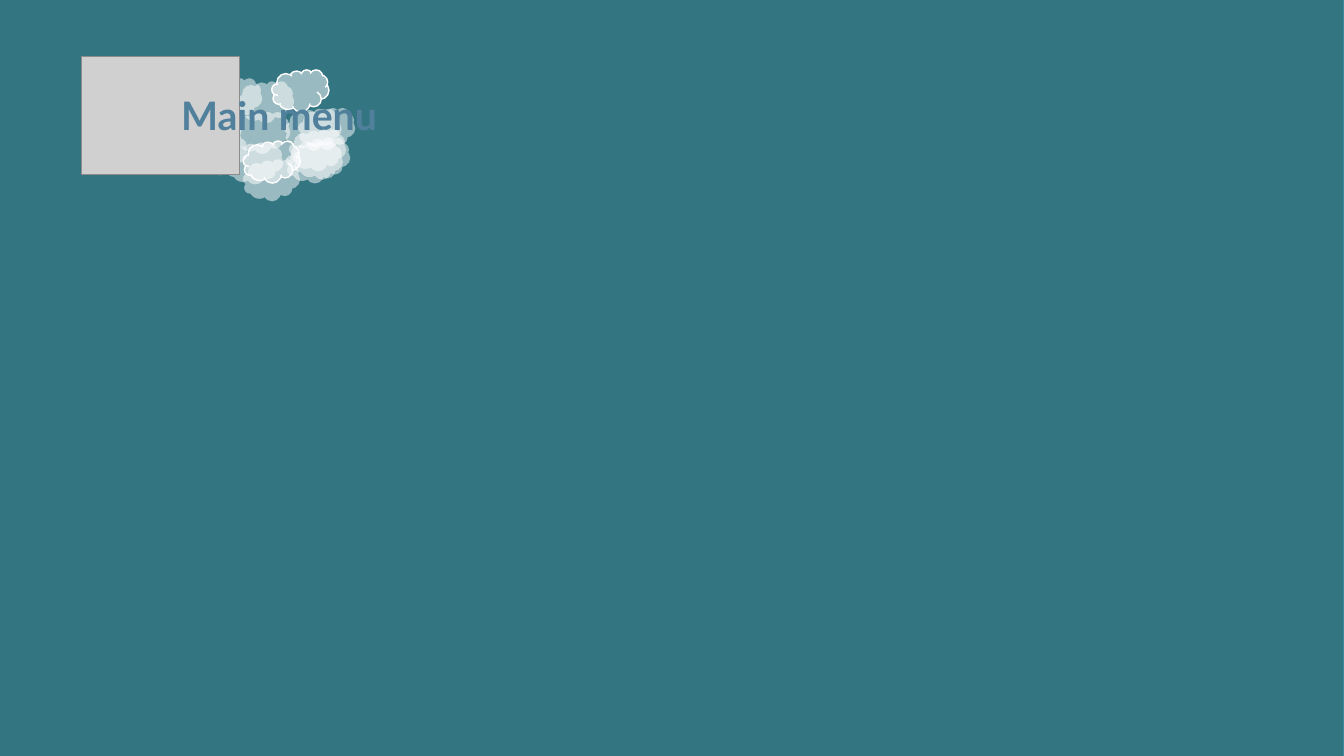
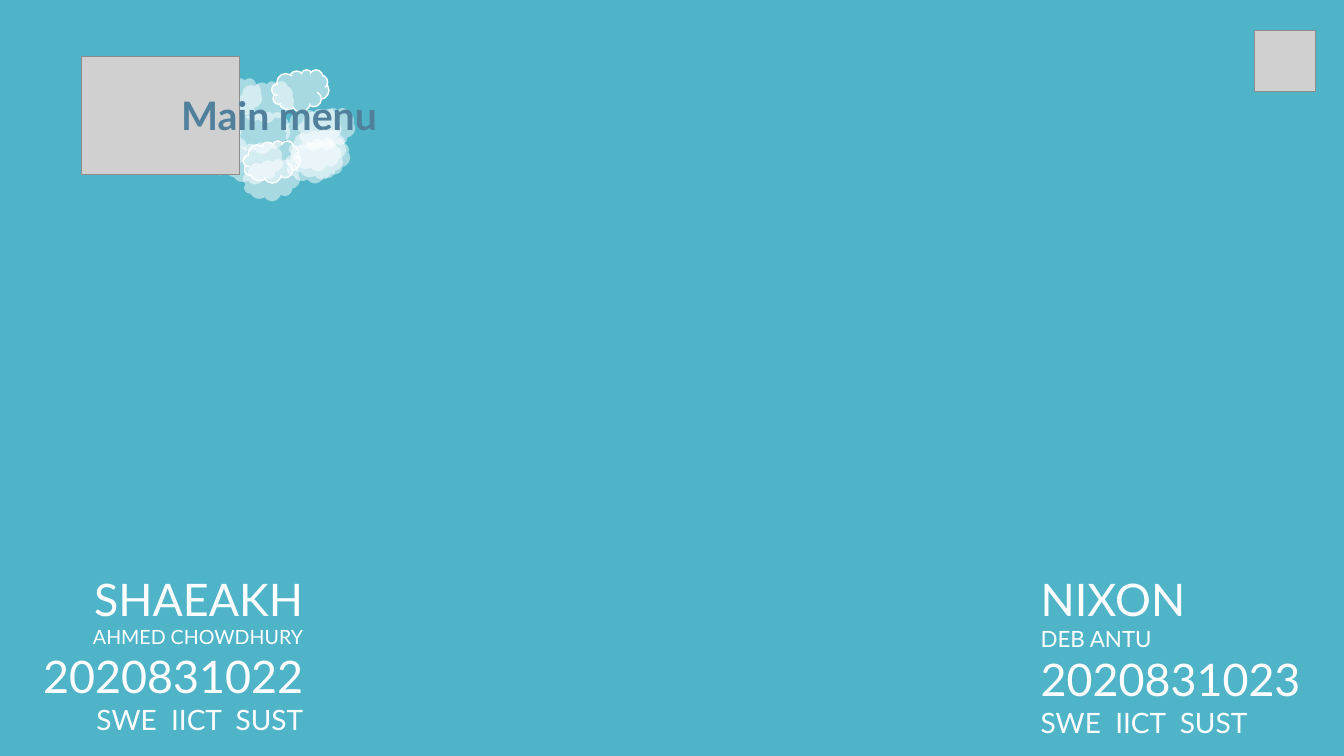
Before and after one commit to nixondebantu/swe-224-java-team-project, a slide deck: slide 8 of assets/screens/screens.pptx. Drawn at 1344x756 pixels with LibreOffice and Linux fonts; fonts in the diff are those of the drawing; grey boxes stand for pictures; background and template pictures are left out; a plain dark background stands for a picture behind light text. Boxes give left, top, right and bottom in pixels: in the first picture for what was removed or moved away, otherwise in the second. Text is boxed around its words. In the diff, an @@ line names an element or a change of style, - is before the commit and + after.

```diff
--- a/assets/screens/screens.pptx
+++ b/assets/screens/screens.pptx
@@ rectangle removed at (0,0,1344,756) @@
@@ picture added at (1255,30,1317,92) @@
@@ text added at (43,583,304,730), 32 pt, text #FFFFFF @@
+SHAEAKH
+AHMED CHOWDHURY
+2020831022
+SWE IICT SUST
@@ text added at (1041,583,1301,733), 32 pt, text #FFFFFF @@
+NIXON
+DEB ANTU
+2020831023
+SWE IICT SUST
```
Also in this commit, not shown: 4 other files.
